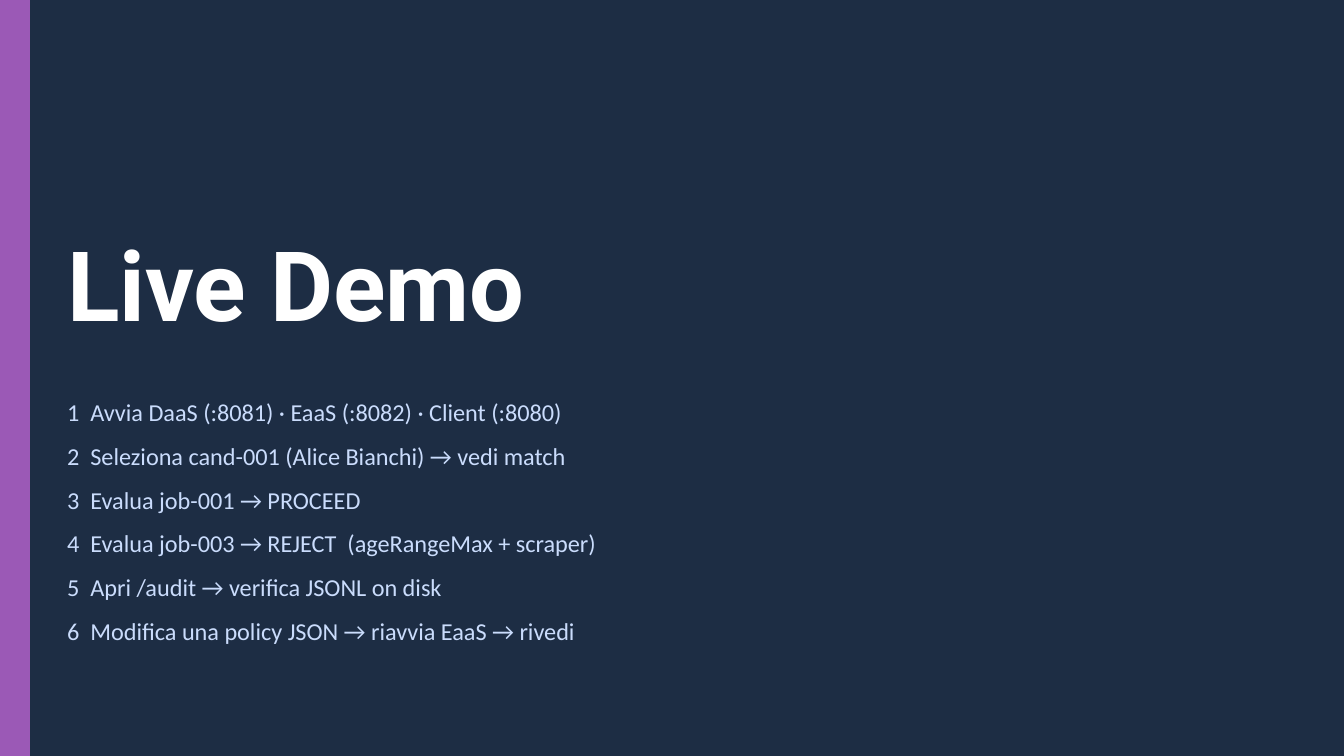
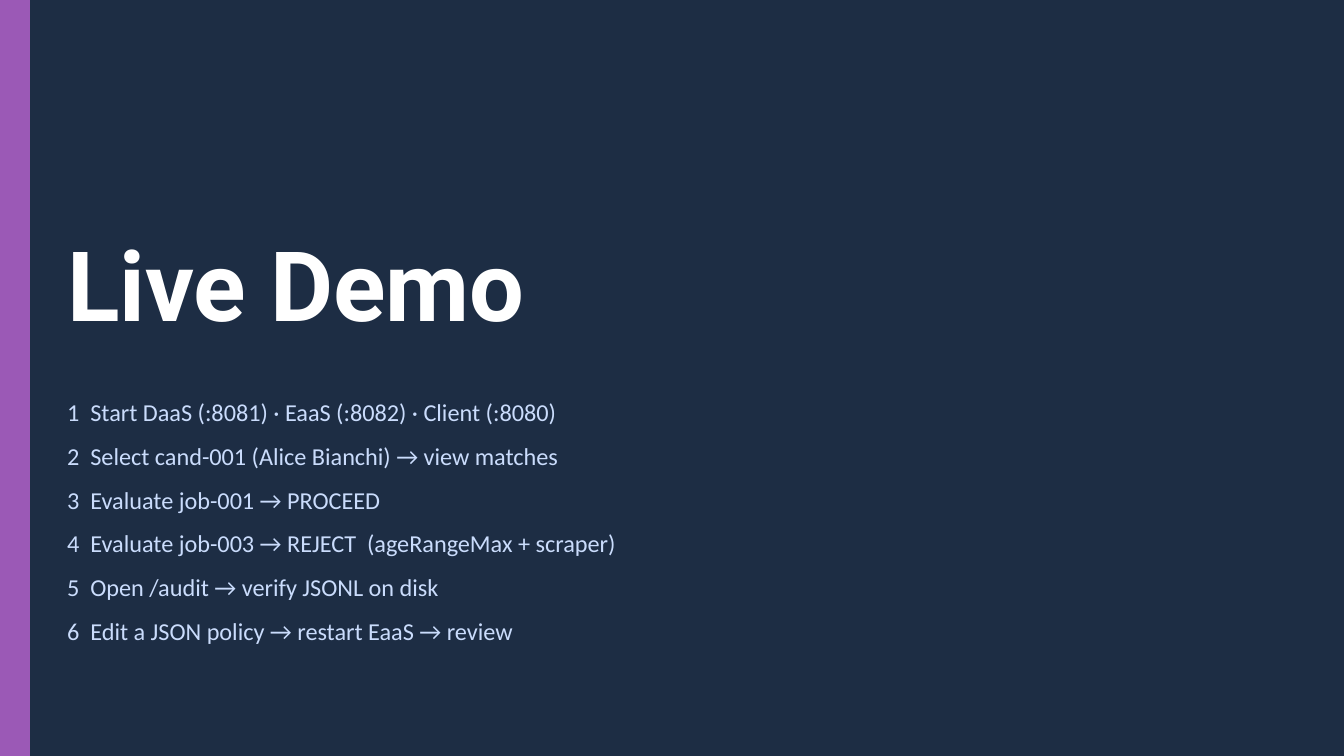
Before and after one commit to ediscota/SOSE-Homework, a slide deck: slide 19 of slides/SoSE-Employment-DaaS-EaaS.pptx. Drawn at 1344x756 pixels with LibreOffice and Linux fonts; fonts in the diff are those of the drawing. Boxes give left, top, right and bottom in pixels: in the first picture for what was removed or moved away, otherwise in the second. Text is boxed around its words. In the diff, an @@ line names an element or a change of style, - is before the commit and + after.

```diff
--- a/slides/SoSE-Employment-DaaS-EaaS.pptx
+++ b/slides/SoSE-Employment-DaaS-EaaS.pptx
@@ text at box(67, 403, 616, 644): text changed @@
-1 Avvia DaaS (:8081) · EaaS (:8082) · Client (:8080)
-2 Seleziona cand-001 (Alice Bianchi) → vedi match
-3 Evalua job-001 → PROCEED
-4 Evalua job-003 → REJECT (ageRangeMax + scraper)
-5 Apri /audit → verifica JSONL on disk
-6 Modifica una policy JSON → riavvia EaaS → rivedi
+1 Start DaaS (:8081) · EaaS (:8082) · Client (:8080)
+2 Select cand-001 (Alice Bianchi) → view matches
+3 Evaluate job-001 → PROCEED
+4 Evaluate job-003 → REJECT (ageRangeMax + scraper)
+5 Open /audit → verify JSONL on disk
+6 Edit a JSON policy → restart EaaS → review
```
Also in this commit, not shown: 19 other slides changed, 2 slides added, 2 slides removed, 2 other files.
